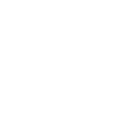
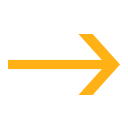
Layers edited between the first and the second 128 x 128 image:
hid "Shape 1 copy 2" over [8, 34, 120, 95]
showed "Shape 1", painted on it over [8, 34, 120, 95]
